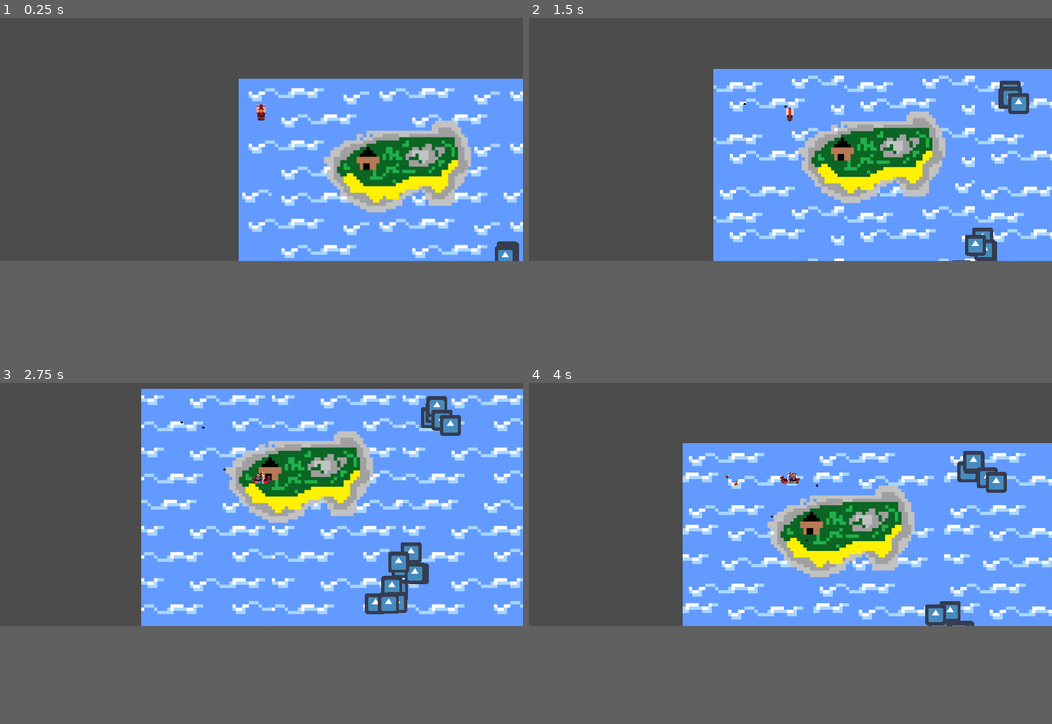
Above: before the commit, frames 1-4 (two rows, left to right).
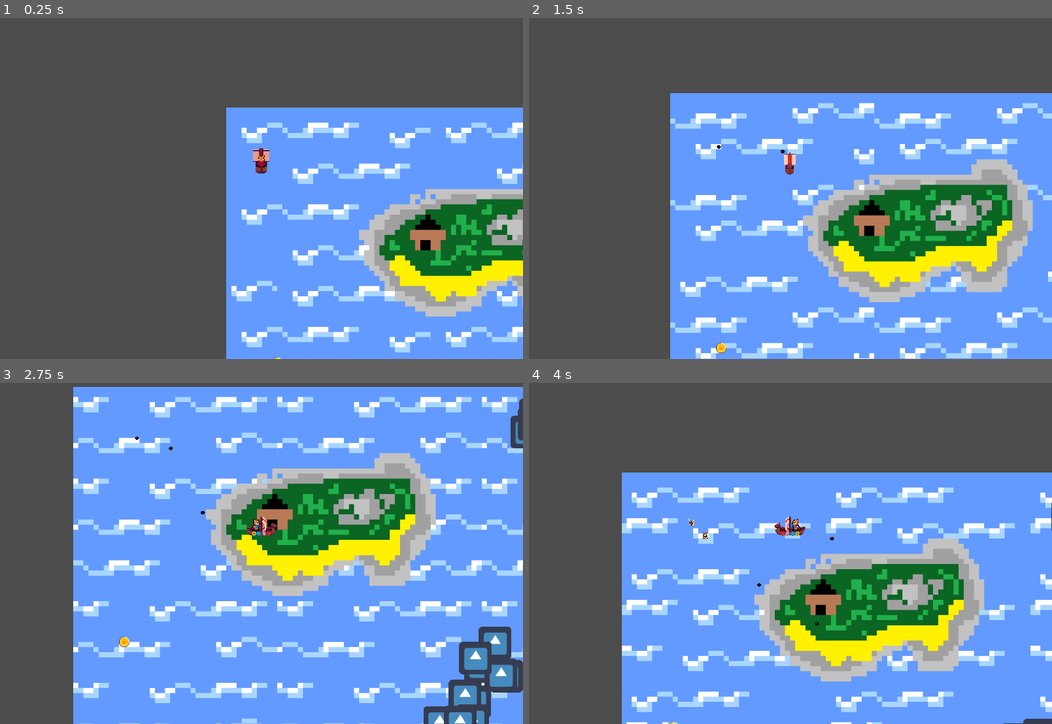
Above: after the commit, the same moments.

Repository: Gladys-Magni/Magni
Game: Godot game, scene res://Game.tscn
Two runs of this game, one before a commit and one after it. Both use one fixed random seed, a clock stepped at 60 frames per second and the inputs below. The engine's default icon, where the game draws it, is replaced by a stand-in: a white triangle on a blue panel in a dark square.
Inputs (mouse positions are in pixels of both pictures, inside the frame that each line leads up to):
- Up to frame 1 (0.25 s): no input
- Up to frame 2 (1.5 s): move the mouse to (905, 99) at 0.52 s; hold D (right) 0.53-1.28 s; click (905, 99) at 0.6 s; move the mouse to (685, 127) at 1.27 s; hold S (backward) from 1.28 s (still down); click (685, 127) at 1.35 s
- Up to frame 3 (2.75 s): move the mouse to (313, 413) at 2.02 s; release S (backward) at 2.03 s; hold D (right) from 2.03 s (still down); click (313, 413) at 2.1 s
- Up to frame 4 (4 s): move the mouse to (764, 536) at 2.77 s; release D (right) at 2.78 s; hold W (forward) 2.78-3.53 s; click (764, 536) at 2.85 s; move the mouse to (947, 522) at 3.52 s; hold A (left) from 3.53 s (still down); click (947, 522) at 3.6 s
In our replay, the window is 800x450 before the commit and 800x600 after it. These sizes can differ from the game's own. Grey fills any space a smaller window leaves; there, only what the larger window draws over its background counts as a difference.

The runs differ from the first frame. In frame 1, 37% of the frame differs, in the area x 43-100%, y 17-100%; in frame 2, 42%; in frame 3, 46%, in the area x 0-100%, y 1-100%; in frame 4, 42%.

Commit message:
added gold coint sprite and placeholder func when colliding with player

Diff:
--- a/project/level/Level.gd
+++ b/project/level/Level.gd
@@ -17,13 +17,16 @@
 var dangerZoneSprite = preload("res://level/DangerZoneSprite.tscn")
 var island1 = preload("res://level/Island.tscn")
 var enemyBoat = preload("res://enemy/EnemyBoat.tscn")
+var coin = preload("res://loot/Loot.tscn")
 
 # Called when the node enters the scene tree for the first time.
 func _ready():
 	initBackground()
 	placeEnemyZones()
 	placeIslands()
-
+	var one_coin = coin.instance()
+	one_coin.position = Vector2(100, 500)
+	$EnemyCollection.add_child(one_coin)
 
 func placeEnemyZones():
 	var zoneAmount = floor(tileAmount * tileAmount * zoneDensity)
--- /dev/null
+++ b/project/loot/Coin.gd
@@ -0,0 +1,11 @@
+extends Loot
+
+class_name Coin
+
+func _init():
+	._init("coin", 1)
+
+
+# Called when the node enters the scene tree for the first time.
+func _ready():
+	pass # Replace with function body.
--- /dev/null
+++ b/project/loot/Loot.gd
@@ -0,0 +1,23 @@
+extends Node2D
+
+class_name Loot
+
+var loot_name
+
+var loot_value
+
+func _init(name = "", value = 0):
+	self.loot_name = name
+	self.loot_value = value
+
+# Called when the node enters the scene tree for the first time.
+func _ready():
+	pass
+
+func _physics_process(delta):
+	# TODO animation
+	pass
+
+func _on_Loot_body_entered(body):
+	print(loot_name + ": " + str(loot_value))
+	queue_free()
--- /dev/null
+++ b/project/loot/Loot.tscn
@@ -0,0 +1,17 @@
+[gd_scene load_steps=4 format=2]
+
+[ext_resource path="res://loot/Coin.gd" type="Script" id=1]
+[ext_resource path="res://assets/collectibles_coin_gold_1.png" type="Texture" id=2]
+
+[sub_resource type="RectangleShape2D" id=1]
+
+[node name="Loot" type="Area2D"]
+script = ExtResource( 1 )
+
+[node name="Coin" type="Sprite" parent="."]
+texture = ExtResource( 2 )
+
+[node name="CollisionShape2D" type="CollisionShape2D" parent="."]
+shape = SubResource( 1 )
+
+[connection signal="body_entered" from="." to="." method="_on_Loot_body_entered"]
--- a/project/project.godot
+++ b/project/project.godot
@@ -9,6 +9,11 @@
 config_version=4
 
 _global_script_classes=[ {
+"base": "Loot",
+"class": "Coin",
+"language": "GDScript",
+"path": "res://loot/Coin.gd"
+}, {
 "base": "Node2D",
 "class": "Enemy",
 "language": "GDScript",
@@ -18,10 +23,17 @@
 "class": "EnemyBoat",
 "language": "GDScript",
 "path": "res://enemy/EnemyBoat.gd"
+}, {
+"base": "Node2D",
+"class": "Loot",
+"language": "GDScript",
+"path": "res://loot/Loot.gd"
 } ]
 _global_script_class_icons={
+"Coin": "",
 "Enemy": "",
-"EnemyBoat": ""
+"EnemyBoat": "",
+"Loot": ""
 }
 
 [application]
@@ -32,10 +44,9 @@
 
 [display]
 
-window/size/width=1600
-window/size/height=900
-window/size/test_width=1600
-window/size/test_height=900
+window/size/height=768
+window/size/test_width=1024
+window/size/test_height=768
 window/stretch/mode="2d"
 window/stretch/aspect="keep"
 
Binary file added: project/assets/collectibles_coin_gold_1.png
Not shown, added: project/assets/collectibles_coin_gold_1.png.import
